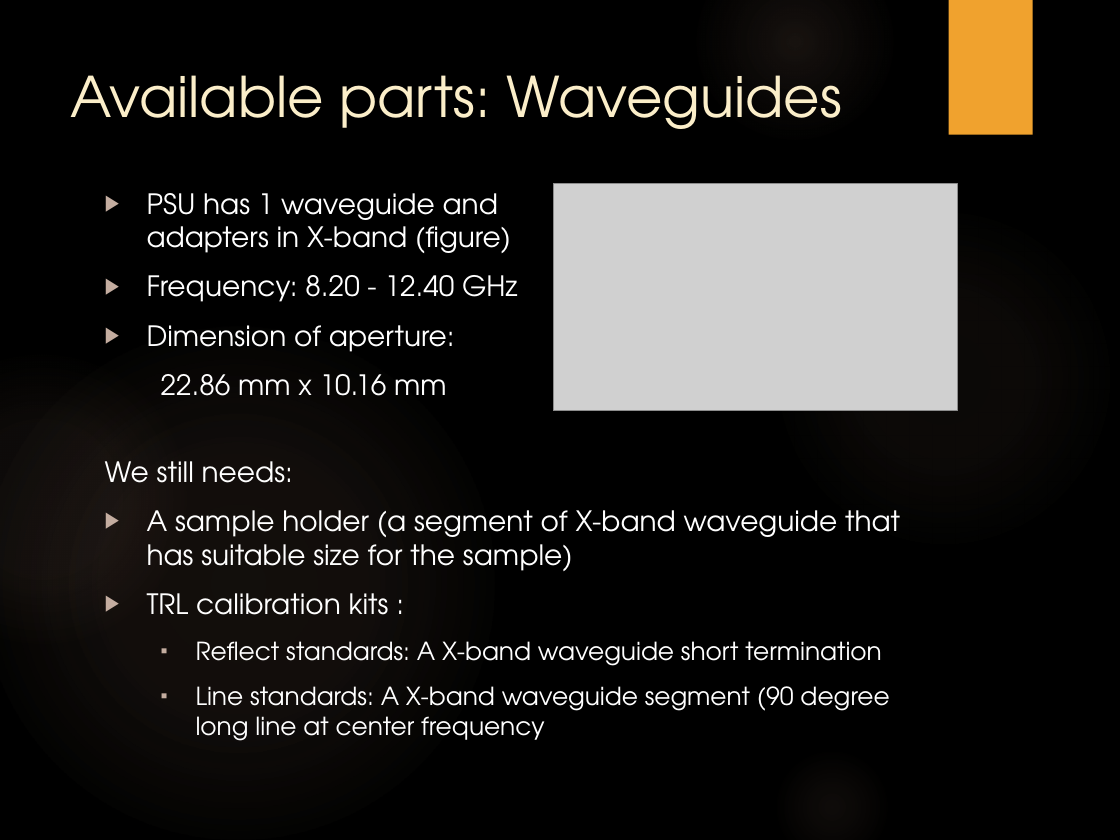
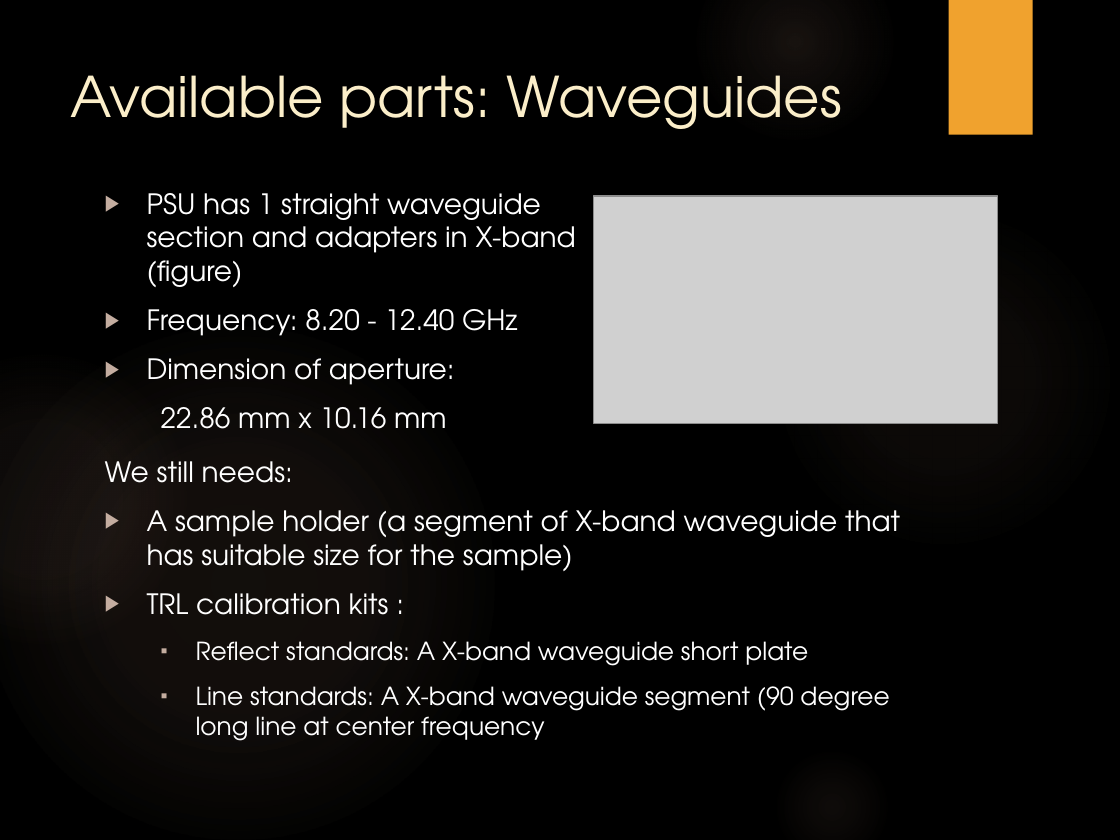
Before and after one commit to trankhiemha/ECE412-413-Capstone-Project-N3, a slide deck: slide 10 of Capstone project proposal presentation.pptx. Drawn at 1120x840 pixels with LibreOffice and Linux fonts; fonts in the diff are those of the drawing; grey boxes stand for pictures; background and template pictures are left out. Boxes give left, top, right and bottom in pixels: in the first picture for what was removed or moved away, otherwise in the second. Text is boxed around its words. In the diff, an @@ line names an element or a change of style, - is before the commit and + after.

```diff
--- a/Capstone project proposal presentation.pptx
+++ b/Capstone project proposal presentation.pptx
@@ text at [147,193,576,287]: text changed @@
-▶ PSU has 1 waveguide and adapters in X-band (figure)
+▶ PSU has 1 straight waveguide section and adapters in X-band (figure)
@@ picture: place and size @@
-picture at [553,184,958,411]
+picture at [594,196,998,423]
@@ text at [196,641,808,666]: text changed @@
-  ▪ Reflect standards: A X-band waveguide short termination
+  ▪ Reflect standards: A X-band waveguide short plate
```
Also in this commit, not shown: 1 other slide changed, 1 slide added, 1 slide removed.
